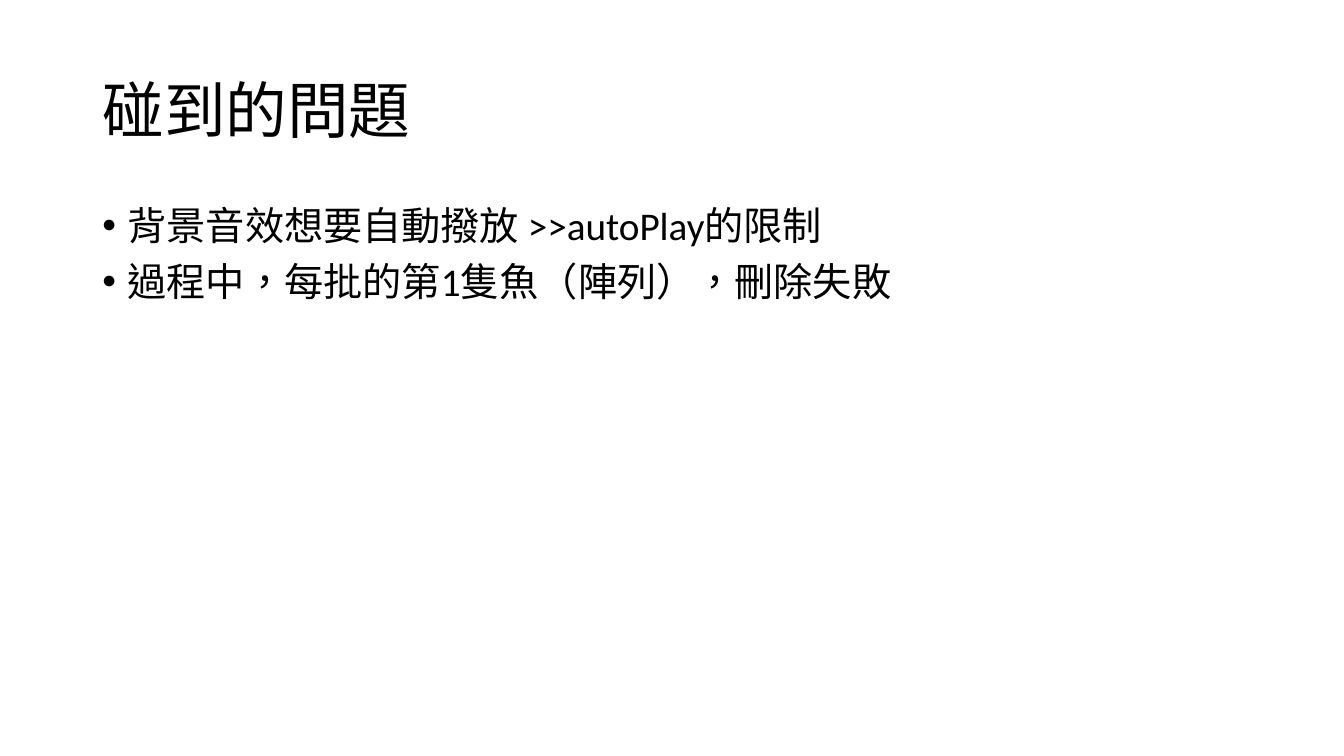
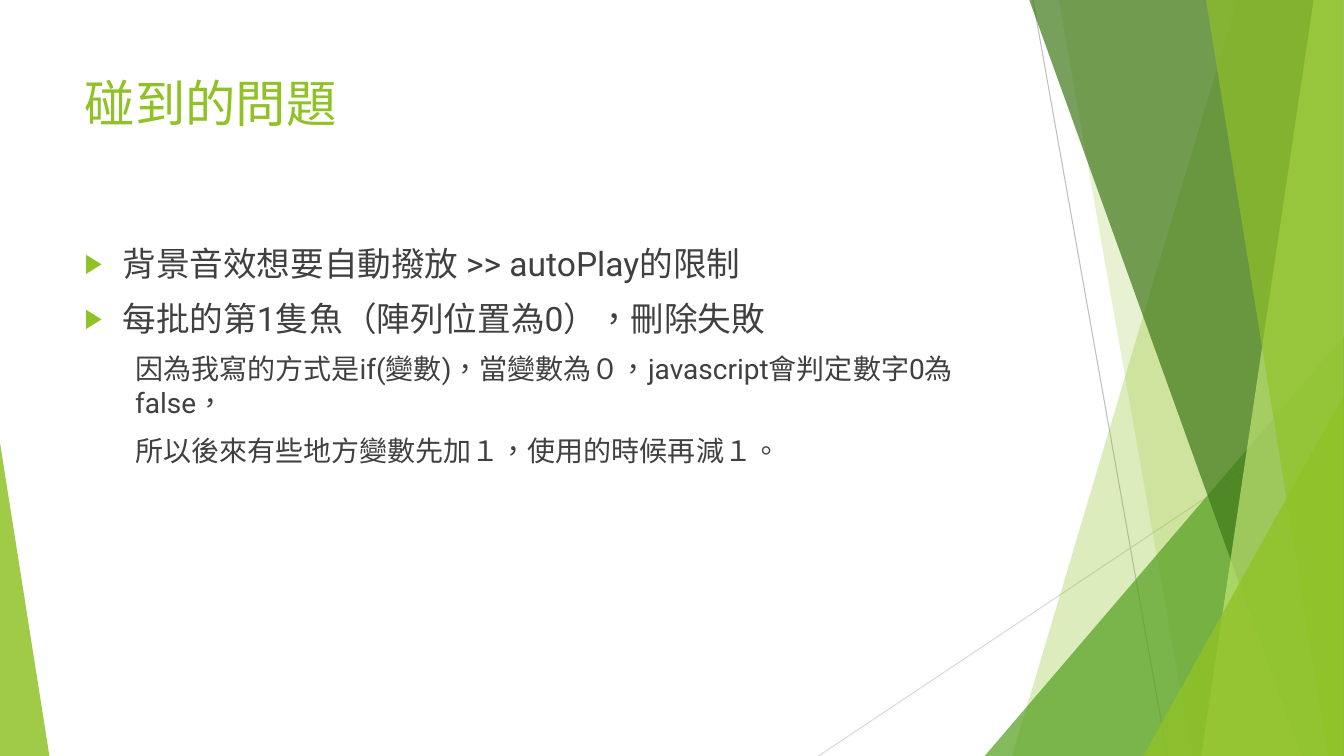
Before and after one commit to Freedom1026/Canvas, a slide deck: slide 17 of 保衛潛艇戰(守城遊戲).pptx. Drawn at 1344x756 pixels with LibreOffice and Linux fonts; fonts in the diff are those of the drawing. Boxes give left, top, right and bottom in pixels: in the first picture for what was removed or moved away, otherwise in the second. Text is boxed around its words. In the diff, an @@ line names an element or a change of style, - is before the commit and + after.

Commit message:
powerpoint

```diff
--- a/保衛潛艇戰(守城遊戲).pptx
+++ b/保衛潛艇戰(守城遊戲).pptx
@@ title "碰到的問題": place and size @@
-title "碰到的問題" at <box>102,81,410,138</box>
+title "碰到的問題" at <box>85,79,337,126</box>
@@ title "碰到的問題" at <box>85,79,337,126</box>: size 44 to 36 pt, font Calibri to Roboto, text colour #000000 to #90C226; line spacing 0.9 to 1; vertical alignment middle to top @@
@@ text at <box>123,247,953,464</box>: text changed; size 28 to 20 pt; font Calibri to Roboto; text colour #000000 to #404040 @@
-• 背景音效想要自動撥放 >>autoPlay的限制
-• 過程中，每批的第1隻魚（陣列），刪除失敗
+▶ 背景音效想要自動撥放 >> autoPlay的限制
+▶ 每批的第1隻魚（陣列位置為0），刪除失敗
+  因為我寫的方式是if(變數)，當變數為０，javascript會判定數字0為false，
+  所以後來有些地方變數先加１，使用的時候再減１。
@@ group added at <box>0,0,1344,756</box>: 5 freeform shapes, 3 triangles, 2 lines @@
```
Also in this commit, not shown: 7 other slides changed, 3 other files.
